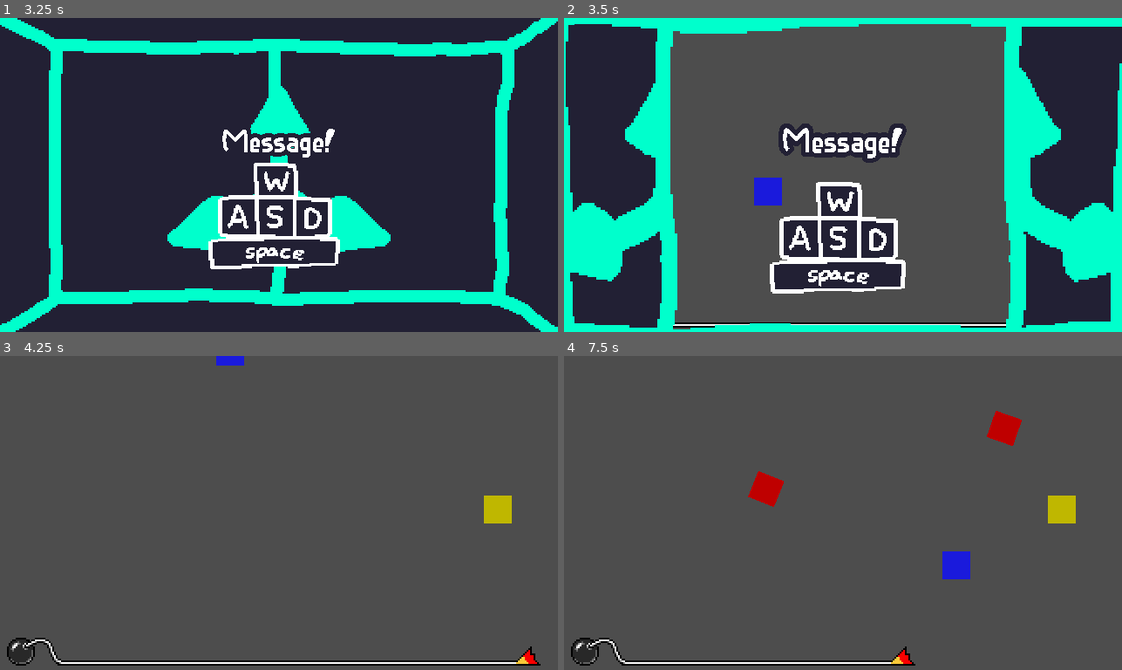
Above: before the commit, frames 1-4 (two rows, left to right).
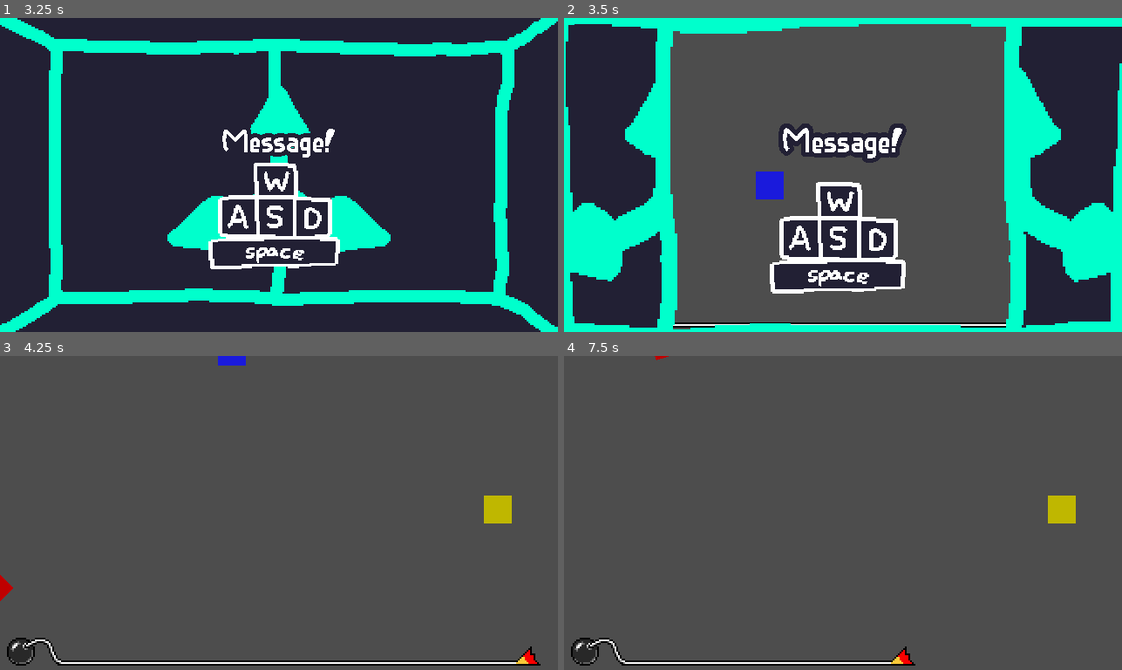
Above: after the commit, the same moments.

Repository: MuizHamzat/MicroGame
Game: Godot game, scene res://scenes/main/main.tscn
The game is run twice, just before and just after one commit, with the same random seed, the same clock (stepped at 60 frames per second) and the same inputs. Sound files missing from this copy of the repository are replaced by a short silence.
Inputs (mouse positions are in pixels of both pictures, inside the frame that each line leads up to):
- Up to frame 1 (3.25 s): click "Start" at 0.5 s; tap Enter (keyboard_action) at 1.25, 2.1 s; move the mouse to (401, 159) at 1.27 s; hold D (keyboard_right) 1.28-2.03 s; hold Enter (keyboard_action) 1.28-2.03 s; click (401, 159) at 1.42 s; move the mouse to (167, 190) at 2.02 s; hold S (keyboard_down) 2.03-2.78 s; move the mouse to (334, 105) at 2.77 s; hold D (keyboard_right) from 2.78 s (still down); hold Enter (keyboard_action) from 2.78 s (still down)
- Up to frame 2 (3.5 s): keep holding D (keyboard_right); keep holding Enter (keyboard_action)
- Up to frame 3 (4.25 s): move the mouse to (251, 575) at 3.52 s; release D (keyboard_right) at 3.53 s; release Enter (keyboard_action) at 3.53 s; hold W (keyboard_up) from 3.53 s (still down); tap Enter (keyboard_action) at 3.6 s; click (251, 575) at 3.67 s
- Up to frame 4 (7.5 s): move the mouse to (1010, 560) at 4.27 s; release W (keyboard_up) at 4.28 s; hold Enter (keyboard_action) 4.28-5.03 s; hold A (keyboard_left) 4.28-5.78 s; move the mouse to (675, 465) at 5.02 s; tap Enter (keyboard_action) at 5.1, 6.6 s; move the mouse to (870, 513) at 5.77 s; hold S (keyboard_down) 5.78-6.53 s; hold Enter (keyboard_action) 5.78-6.53 s; click (870, 513) at 5.92 s; move the mouse to (759, 434) at 6.52 s; hold D (keyboard_right) 6.53-7.28 s; move the mouse to (965, 497) at 7.27 s; hold W (keyboard_up) from 7.28 s (still down); hold Enter (keyboard_action) from 7.28 s (still down)

Frame 1 is identical in both runs. In frame 2, 0.2% of the frame differs, in the area x 34-40%, y 48-60%; in frame 3, 0.1%; in frame 4, 1.4%, in the area x 16-83%, y 0-72%.

Commit message:
added potential invincible mode and made weapon have direction to attacks

Diff:
--- a/MacGDC Microgame Jam 2024 Template/microgames/RideOrDie/scenes/main.tscn
+++ b/MacGDC Microgame Jam 2024 Template/microgames/RideOrDie/scenes/main.tscn
@@ -20,6 +20,7 @@
 position = Vector2(571, 176)
 
 [node name="SpawnTimer" type="Timer" parent="."]
+wait_time = 0.5
 
 [connection signal="game_over_signal" from="." to="." method="_on_game_over_signal"]
 [connection signal="player_death" from="Player" to="." method="_on_player_player_death"]
--- a/MacGDC Microgame Jam 2024 Template/microgames/RideOrDie/scenes/player.tscn
+++ b/MacGDC Microgame Jam 2024 Template/microgames/RideOrDie/scenes/player.tscn
@@ -17,11 +17,11 @@
 "speed": 5.0
 }]
 
-[sub_resource type="CircleShape2D" id="CircleShape2D_dowau"]
+[sub_resource type="CircleShape2D" id="CircleShape2D_k1j8i"]
 radius = 40.0125
 
 [node name="Player" type="CharacterBody2D" groups=["Player"]]
-position = Vector2(134, 199)
+position = Vector2(136, 192)
 motion_mode = 1
 script = ExtResource("1_olcur")
 
@@ -34,7 +34,11 @@
 [node name="hitbox" type="Area2D" parent="."]
 
 [node name="CollisionShape2D" type="CollisionShape2D" parent="hitbox"]
-shape = SubResource("CircleShape2D_dowau")
+visible = false
+shape = SubResource("CircleShape2D_k1j8i")
+
+[node name="CollisionPolygon2D" type="CollisionPolygon2D" parent="hitbox"]
+polygon = PackedVector2Array(0, 0, -24, -24, -16, -32, -8, -36, 0, -38, 8, -36, 16, -32, 24, -24)
 
 [node name="AttackCooldown" type="Timer" parent="."]
 one_shot = true
--- a/MacGDC Microgame Jam 2024 Template/microgames/RideOrDie/scripts/player.gd
+++ b/MacGDC Microgame Jam 2024 Template/microgames/RideOrDie/scripts/player.gd
@@ -1,35 +1,45 @@
 extends CharacterBody2D
 
-@onready var hitbox = $hitbox
+@onready var hitbox = $hitbox/CollisionPolygon2D
+@onready var invincible_mode = $hitbox/CollisionShape2D
 @onready var attackCooldown = $AttackCooldown
 @onready var attackDuration = $AttackDuration
 
 var screen_size
 const SPEED = 300.0
 var game_over = false
+var last_direction = "up"
 
 signal player_death
 
 func _ready():
 	screen_size = get_viewport_rect().size
-	$hitbox/CollisionShape2D.disabled = true
+	hitbox.disabled = true
+	invincible_mode.disabled = true
+
 
 func _physics_process(delta):
 	velocity = Vector2.ZERO
+	setAttackDirection(last_direction)
 	if not game_over:
 		if Input.is_action_pressed("keyboard_down"):
 			velocity.y += 1;
+			last_direction = "down"
 		if Input.is_action_pressed("keyboard_up"):
 			velocity.y -= 1;
+			last_direction = "up"
 		if Input.is_action_pressed("keyboard_left"):
 			velocity.x -= 1;
+			last_direction = "left"
 		if Input.is_action_pressed("keyboard_right"):
 			velocity.x += 1;
+			last_direction = "right"
+
 
 		# Attack
 		if Input.is_action_pressed("keyboard_action") and attackCooldown.is_stopped():
 			#play here animation
-			$hitbox/CollisionShape2D.disabled = false
+			hitbox.disabled = false
 			#Start cooldown and duration timer
 			attackCooldown.start()
 			attackDuration.start()
@@ -55,6 +65,18 @@
 	object.queue_free()
 
 
+# This sets the hitbox to face up down left or right
+func setAttackDirection(last_direction: String) -> void:
+	match last_direction:
+		"up":
+			hitbox.rotation_degrees = 0
+		"right":
+			hitbox.rotation_degrees = 90
+		"down":
+			hitbox.rotation_degrees = 180
+		"left":
+			hitbox.rotation_degrees = 270
+
 
 func _on_hitbox_body_entered(body):
 	if body.is_in_group("Enemies"):
@@ -62,4 +84,4 @@
 
 
 func _on_attack_duration_timeout():
-	$hitbox/CollisionShape2D.set_deferred("disabled", true)
+	hitbox.set_deferred("disabled", true)
Not shown: 1 places in MacGDC Microgame Jam 2024 Template/microgames/RideOrDie/scenes/enemy.tscn that only renumber resources
